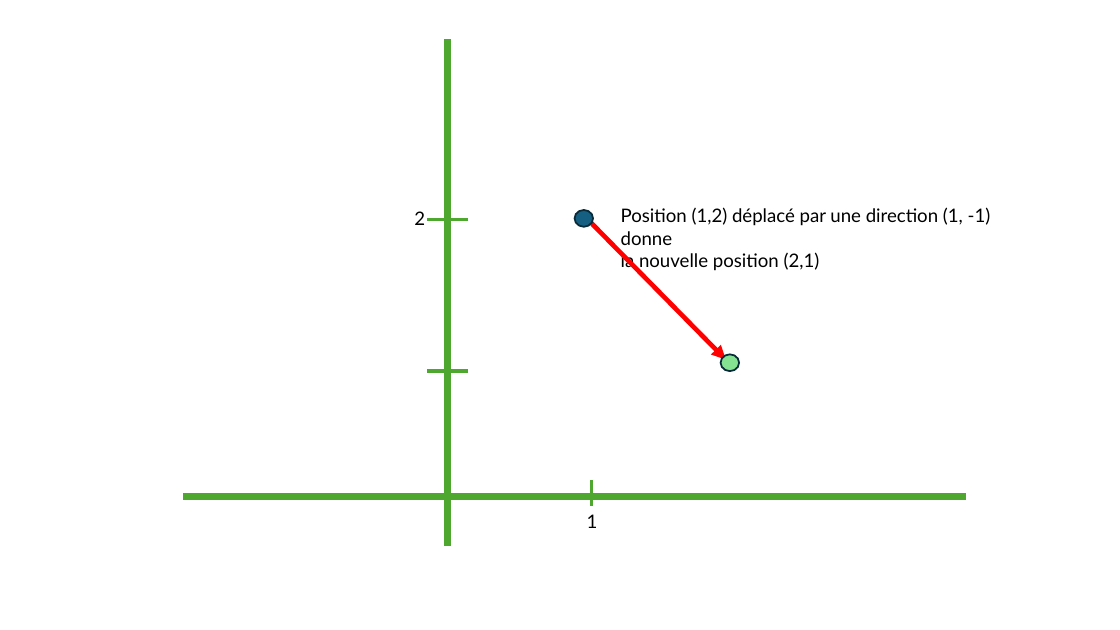
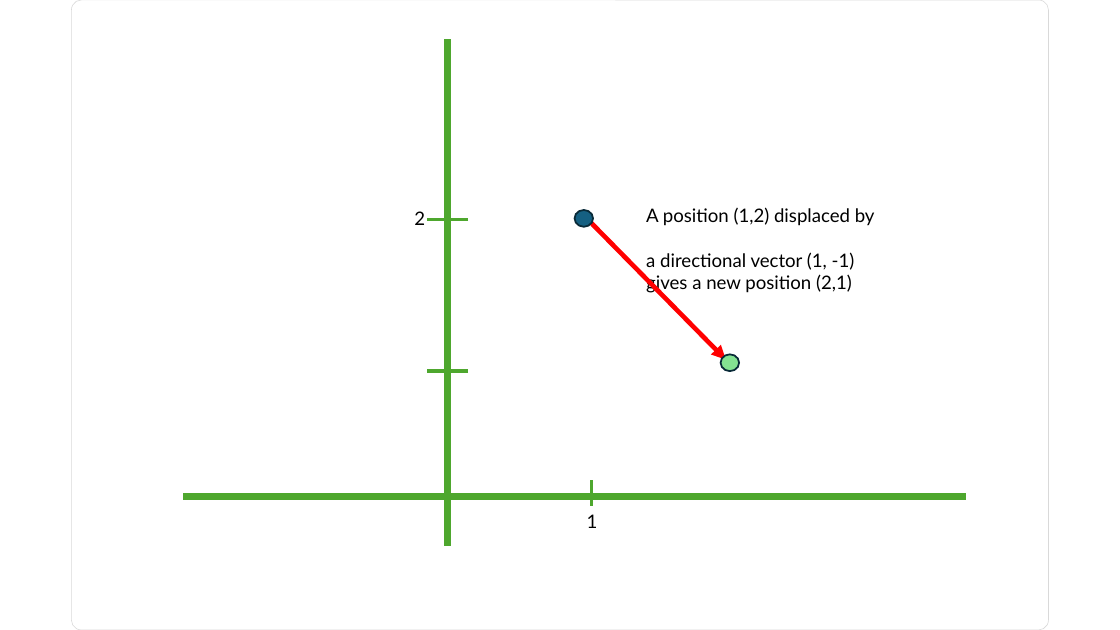
Before and after one commit to glassworks/course-raytracer-en, a slide deck: slide 10 of src/diagrams.pptx. Drawn at 1120x630 pixels with LibreOffice and Linux fonts; fonts in the diff are those of the drawing. Boxes give left, top, right and bottom in pixels: in the first picture for what was removed or moved away, otherwise in the second. Text is boxed around its words. In the diff, an @@ line names an element or a change of style, - is before the commit and + after.

```diff
--- a/src/diagrams.pptx
+++ b/src/diagrams.pptx
@@ rounded rectangle added at box(71, 0, 1049, 630), fill #FFFFFF, outline #D9D9D9 0.5 pt @@
@@ text at box(646, 207, 875, 293): text changed @@
-Position (1,2) déplacé par une direction (1, -1) donne
-la nouvelle position (2,1)
+A position (1,2) displaced by
+a directional vector (1, -1)
+gives a new position (2,1)
```
Also in this commit, not shown: 14 other slides changed, 1 slide added, 1 slide removed, 27 other files.
